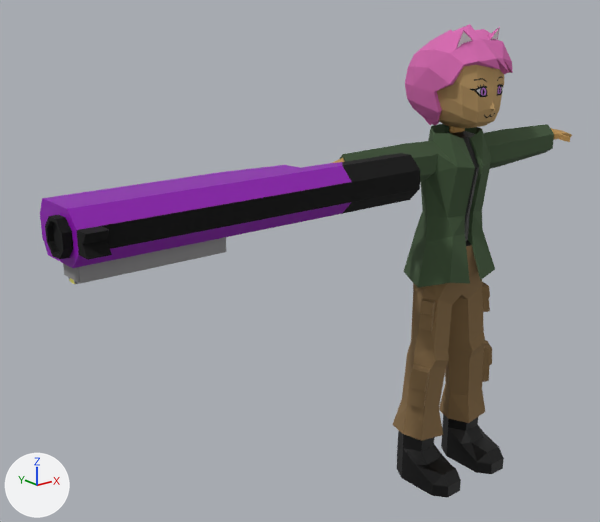
Renders of the Blender file gungirl.blend from each side of a commit.
One viewpoint serves both versions: a 50 mm camera at (-10.23, -8.8, 7.96) aimed at (-2.69, 0.63, 4.19). Every picture has the same lights, and +X, +Y and +Z are marked at lower left. The first picture is the older version.

Names of what the first picture shows: 'Body', 'Cylinder', 'Hair', 'Head'.
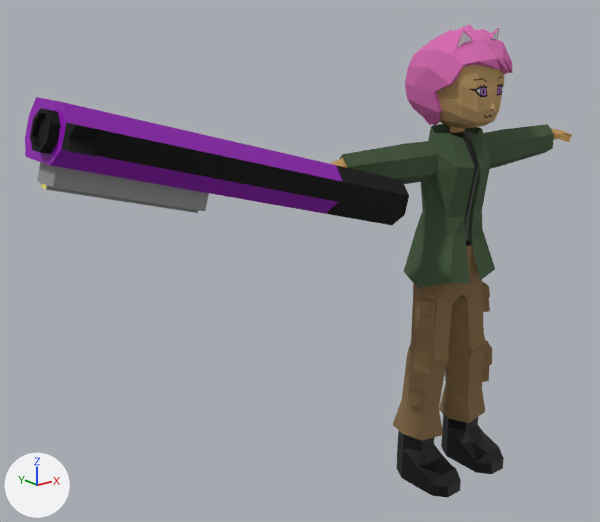
What the commit changed:
Object 'Cylinder' (ob_cylinder) moves from (-6.14, -0.17, 5.46) to (-6.23, -0.17, 6.41).
Object 'Cylinder' (ob_cylinder) turns from (0, 89, -90) to (93, 106, 2.5) degrees about x, y and z.

Pixel boxes (x1, y1, x2, y2) of what changed, in the pictures (600 x 522 px):
'Cylinder', moved, turned
    before: (40, 153, 420, 284)
    after: (25, 97, 409, 225)
